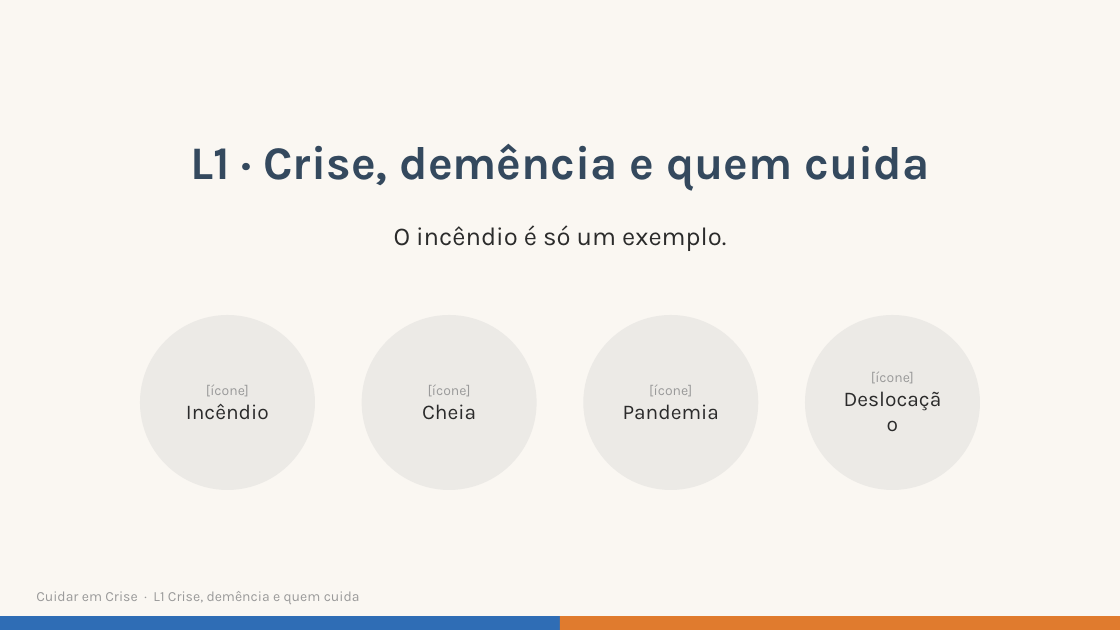
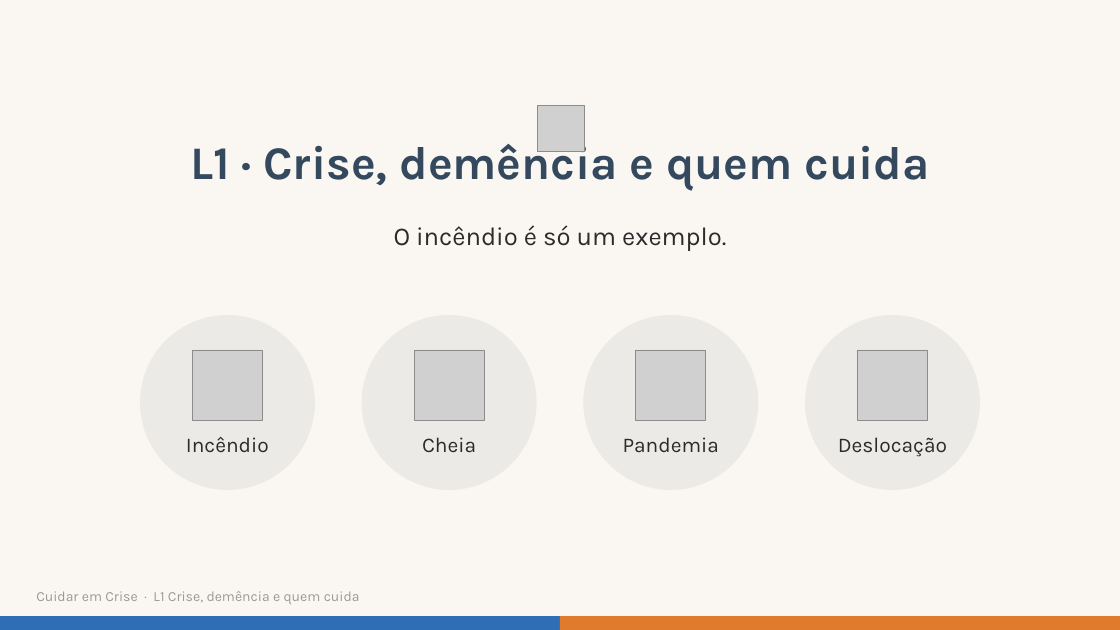
Before and after one commit to tteixeira30/CAMUL-2026, a slide deck: slide 4 of Files/P1/L1/S4_Video_L1.pptx. Drawn at 1120x630 pixels with LibreOffice and Linux fonts; fonts in the diff are those of the drawing; grey boxes stand for pictures. Boxes give left, top, right and bottom in pixels: in the first picture for what was removed or moved away, otherwise in the second. Text is boxed around its words. In the diff, an @@ line names an element or a change of style, - is before the commit and + after.

```diff
--- a/Files/P1/L1/S4_Video_L1.pptx
+++ b/Files/P1/L1/S4_Video_L1.pptx
@@ picture added at [538,105,585,152] @@
@@ picture added at [192,350,262,420] @@
@@ picture added at [414,350,484,420] @@
@@ picture added at [636,350,706,420] @@
@@ picture added at [858,350,928,420] @@
@@ text in ellipse at [186,385,269,419]: text removed @@
-[ícone]
-Incêndio
@@ text in ellipse at [422,385,476,420]: text removed @@
-[ícone]
-Cheia
@@ text in ellipse at [623,385,719,420]: text removed @@
-[ícone]
-Pandemia
@@ text in ellipse at [871,372,914,383]: text removed @@
-[ícone]
-Deslocação
@@ text added at [186,437,269,452], 18 pt, text #2B2B2B @@
+Incêndio
@@ text added at [422,437,476,453], 18 pt, text #2B2B2B @@
+Cheia
@@ text added at [623,437,719,453], 18 pt, text #2B2B2B @@
+Pandemia
@@ text added at [838,437,947,457], 18 pt, text #2B2B2B @@
+Deslocação
```
Also in this commit, not shown: 8 other slides changed, 12 other files.
